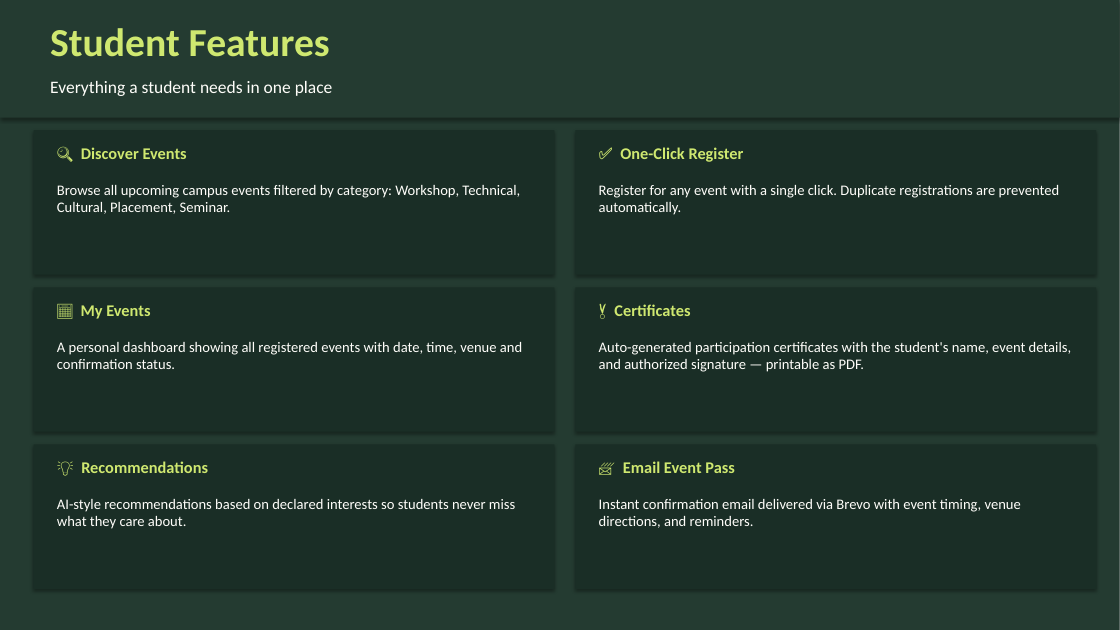
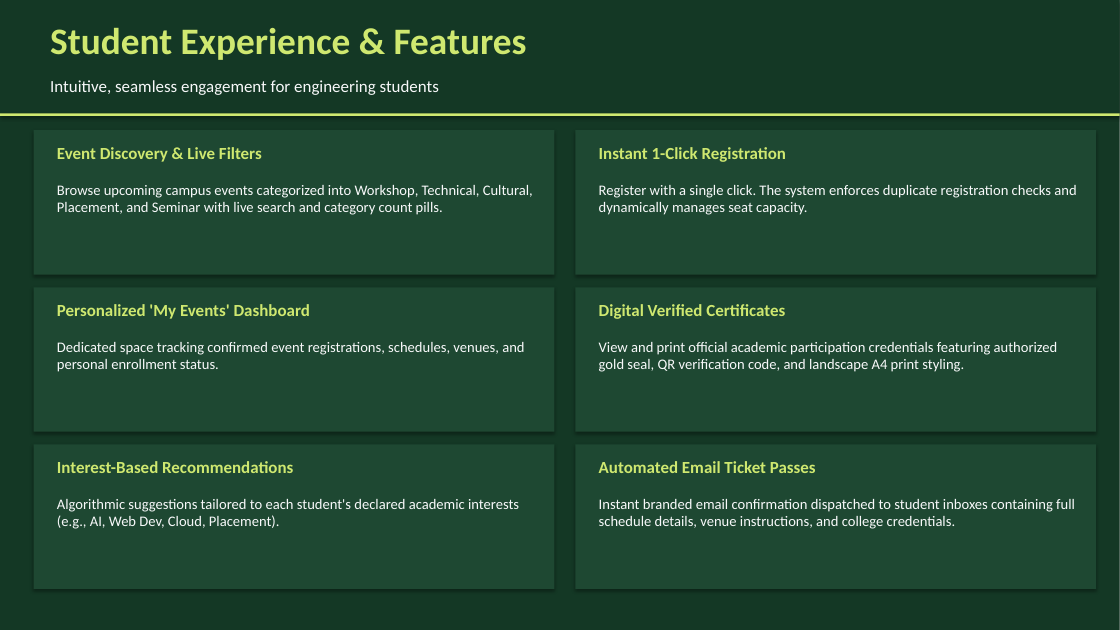
Before and after one commit to Abhi7Prajapathi/Events, a slide deck: slide 5 of CampusCircle_Presentation.pptx. Drawn at 1120x630 pixels with LibreOffice and Linux fonts; fonts in the diff are those of the drawing. Boxes give left, top, right and bottom in pixels: in the first picture for what was removed or moved away, otherwise in the second. Text is boxed around its words. In the diff, an @@ line names an element or a change of style, - is before the commit and + after.

Commit message:
docs: update presentation deck with latest admin controls, CI/CD, and certificate design

```diff
--- a/CampusCircle_Presentation.pptx
+++ b/CampusCircle_Presentation.pptx
@@ rectangle at (0,0,1120,630): fill #243B31 to #143825 @@
@@ rectangle at (0,0,1120,113): fill #243B31 to #143825 @@
@@ rectangle: place and size @@
-rectangle at (0,0,1120,118)
+rectangle at (0,0,1120,113)
@@ text at (50,28,527,60): text changed; size 34 to 32 pt @@
-Student Features
+Student Experience & Features
@@ text at (50,80,439,95): text changed; size 15 to 14.5 pt; text colour #FFFEFA to #F8F9FA @@
-Everything a student needs in one place
+Intuitive, seamless engagement for engineering students
@@ rectangle added at (0,113,1120,116), fill #CFE870 @@
@@ text at (57,147,262,162): text changed; size 14 to 14.5 pt @@
-🔍 Discover Events
+Event Discovery & Live Filters
@@ text at (599,147,786,162): text changed; size 12.5 to 14.5 pt; text colour #FFFEFA to #CFE870; bold on @@
-Register for any event with a single click. Duplicate registrations are prevented automatically.
+Instant 1-Click Registration
@@ text removed at (620,147,744,162) @@
-✅ One-Click Register
@@ text at (57,185,533,215): text changed; text colour #FFFEFA to #F8F9FA @@
-Browse all upcoming campus events filtered by category: Workshop, Technical, Cultural, Placement, Seminar.
+Browse upcoming campus events categorized into Workshop, Technical, Cultural, Placement, and Seminar with live search and category count pills.
@@ text added at (599,185,1076,215), 12.5 pt, text #F8F9FA @@
+Register with a single click. The system enforces duplicate registration checks and dynamically manages seat capacity.
@@ text at (57,304,310,319): text changed; size 14 to 14.5 pt @@
-📅 My Events
+Personalized 'My Events' Dashboard
@@ text at (599,304,785,319): text changed; size 14 to 14.5 pt @@
-🏅 Certificates
+Digital Verified Certificates
@@ text at (57,342,524,372): text changed; text colour #FFFEFA to #F8F9FA @@
-A personal dashboard showing all registered events with date, time, venue and confirmation status.
+Dedicated space tracking confirmed event registrations, schedules, venues, and personal enrollment status.
@@ text at (599,342,1058,372): text changed; text colour #FFFEFA to #F8F9FA @@
-Auto-generated participation certificates with the student's name, event details, and authorized signature — printable as PDF.
+View and print official academic participation credentials featuring authorized gold seal, QR verification code, and landscape A4 print styling.
@@ fill #1A2E26 to #1E4832 in 6 elements at (34,130,555,275), (576,130,1096,275), (34,287,555,432), (576,287,1096,432), (34,444,555,589), (576,444,1096,589) @@
@@ text at (57,461,293,473): text changed; size 14 to 14.5 pt @@
-💡 Recommendations
+Interest-Based Recommendations
@@ text at (599,461,816,473): text changed; size 12.5 to 14.5 pt; text colour #FFFEFA to #CFE870; bold on @@
-Instant confirmation email delivered via Brevo with event timing, venue directions, and reminders.
+Automated Email Ticket Passes
@@ text removed at (623,461,734,473) @@
-📨 Email Event Pass
@@ text at (57,499,519,529): text changed; text colour #FFFEFA to #F8F9FA @@
-AI-style recommendations based on declared interests so students never miss what they care about.
+Algorithmic suggestions tailored to each student's declared academic interests (e.g., AI, Web Dev, Cloud, Placement).
@@ text added at (599,499,1075,529), 12.5 pt, text #F8F9FA @@
+Instant branded email confirmation dispatched to student inboxes containing full schedule details, venue instructions, and college credentials.
```
Also in this commit, not shown: 9 other slides changed, 1 slide added, 1 slide removed.
